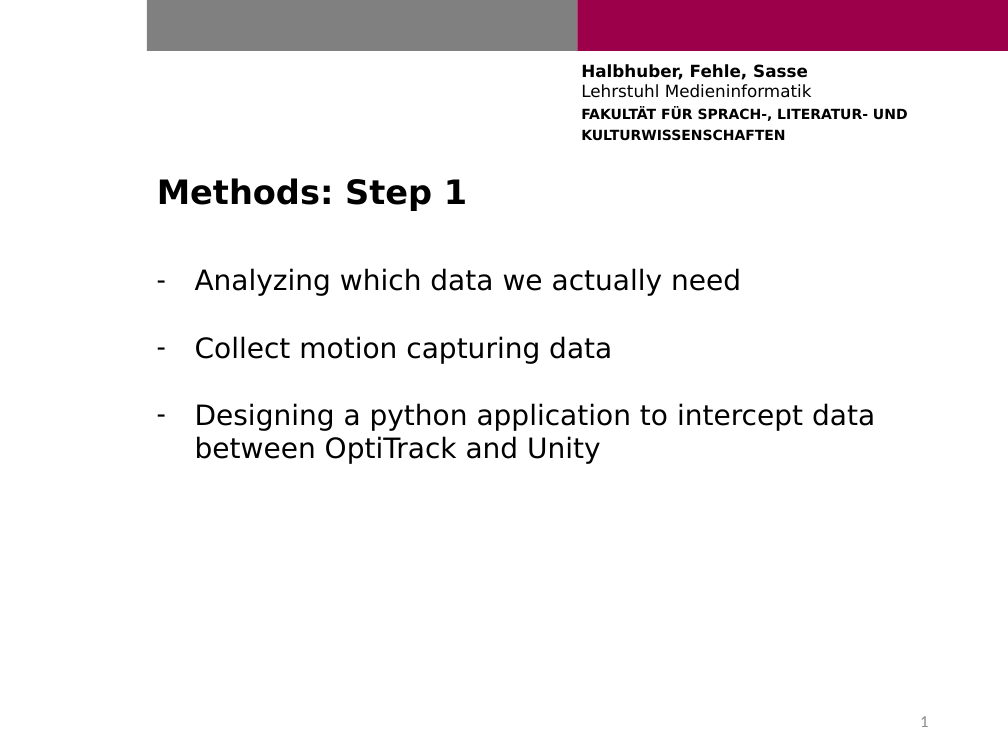
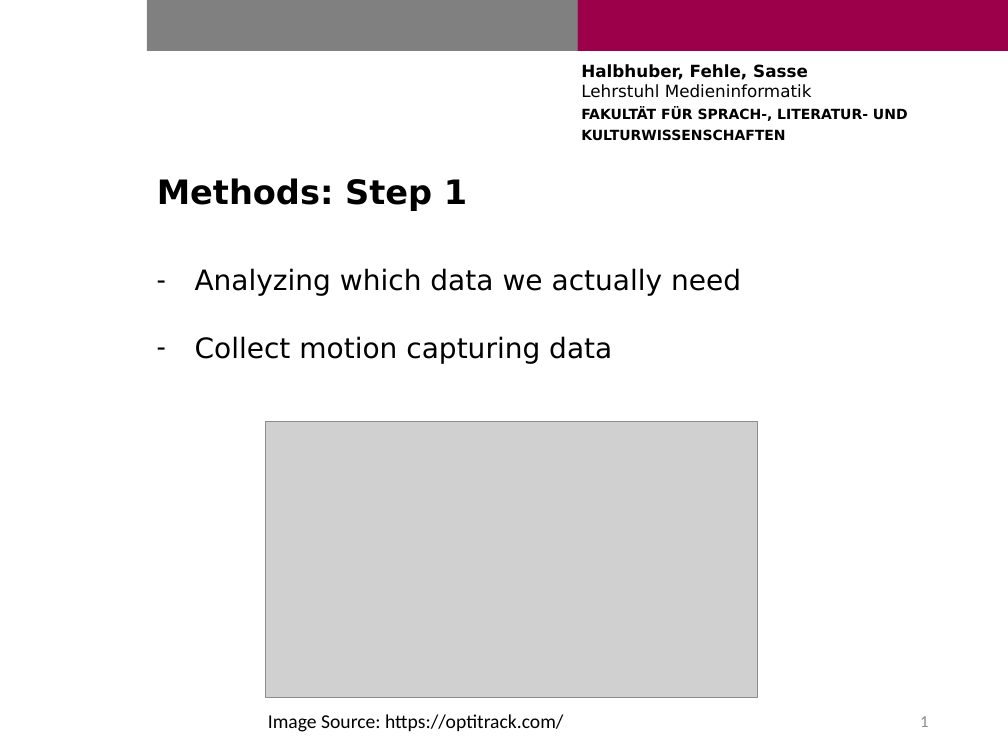
Before and after one commit to Cele3x/practical-seminar, a slide deck: slide 1 of 02-introduction-presentation/methods.pptx. Drawn at 1008x756 pixels with LibreOffice and Linux fonts; fonts in the diff are those of the drawing; grey boxes stand for pictures; background and template pictures are left out. Boxes give left, top, right and bottom in pixels: in the first picture for what was removed or moved away, otherwise in the second. Text is boxed around its words. In the diff, an @@ line names an element or a change of style, - is before the commit and + after.

```diff
--- a/02-introduction-presentation/methods.pptx
+++ b/02-introduction-presentation/methods.pptx
@@ text at [195, 403, 875, 464]: paragraph removed @@
-– Designing a python application to intercept data between OptiTrack and Unity
@@ picture added at [266, 421, 758, 698] @@
@@ text added at [268, 714, 563, 732], 14 pt, text #000000 @@
+Image Source: https://optitrack.com/
```
Also in this commit, not shown: 1 other slide changed, 1 slide added, 2 other files.
